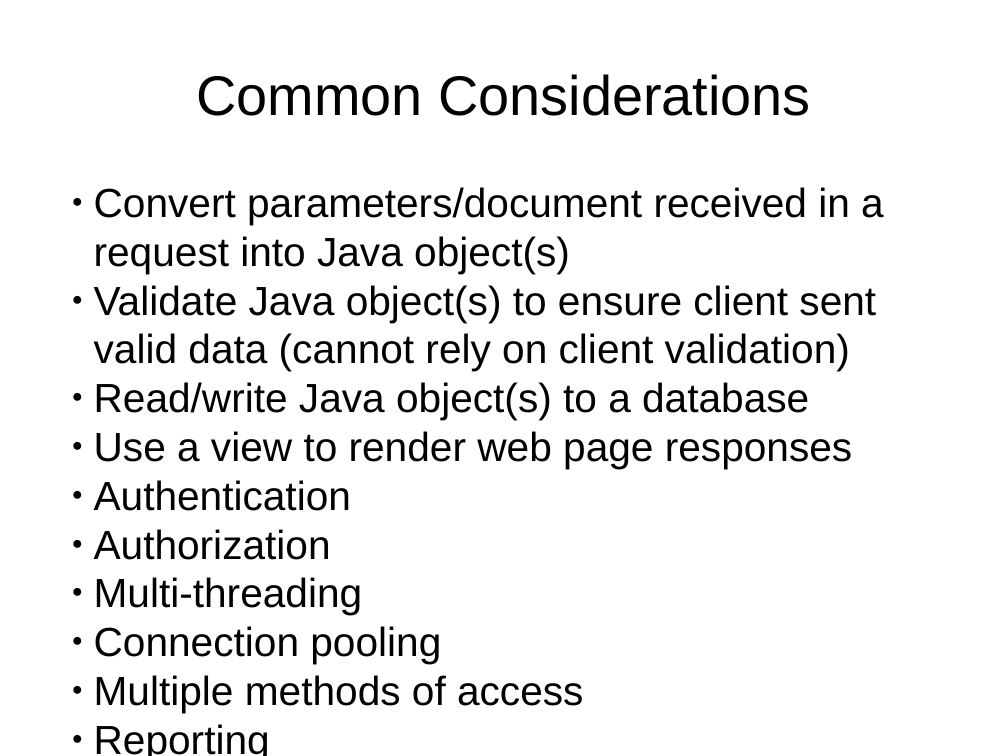
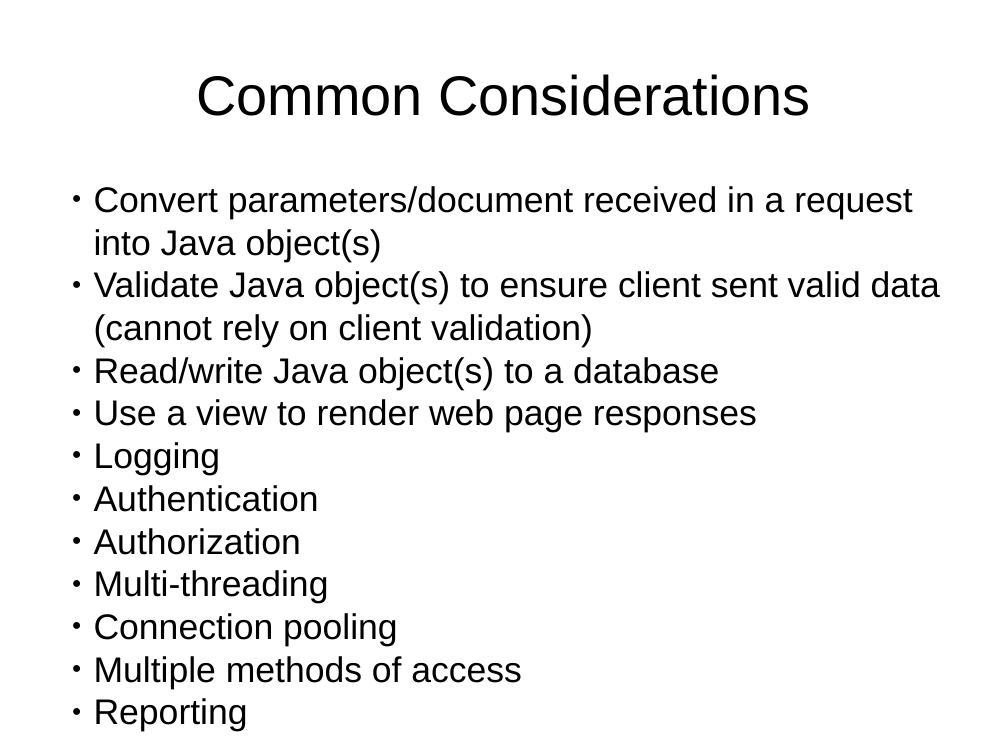
Before and after one commit to cgi-atlantic-java/J2EEBasics, a slide deck: slide 12 of J2EE Basics.odp. Drawn at 1008x756 pixels with LibreOffice and Linux fonts; fonts in the diff are those of the drawing. Boxes give left, top, right and bottom in pixels: in the first picture for what was removed or moved away, otherwise in the second. Text is boxed around its words. In the diff, an @@ line names an element or a change of style, - is before the commit and + after.

```diff
--- a/J2EE Basics.odp
+++ b/J2EE Basics.odp
@@ subtitle at [94,186,940,732]: size 32 to 28 pt @@
@@ subtitle at [94,442,220,475]: paragraph added @@
+  ● Logging
```
Also in this commit, not shown: 2 other files.
